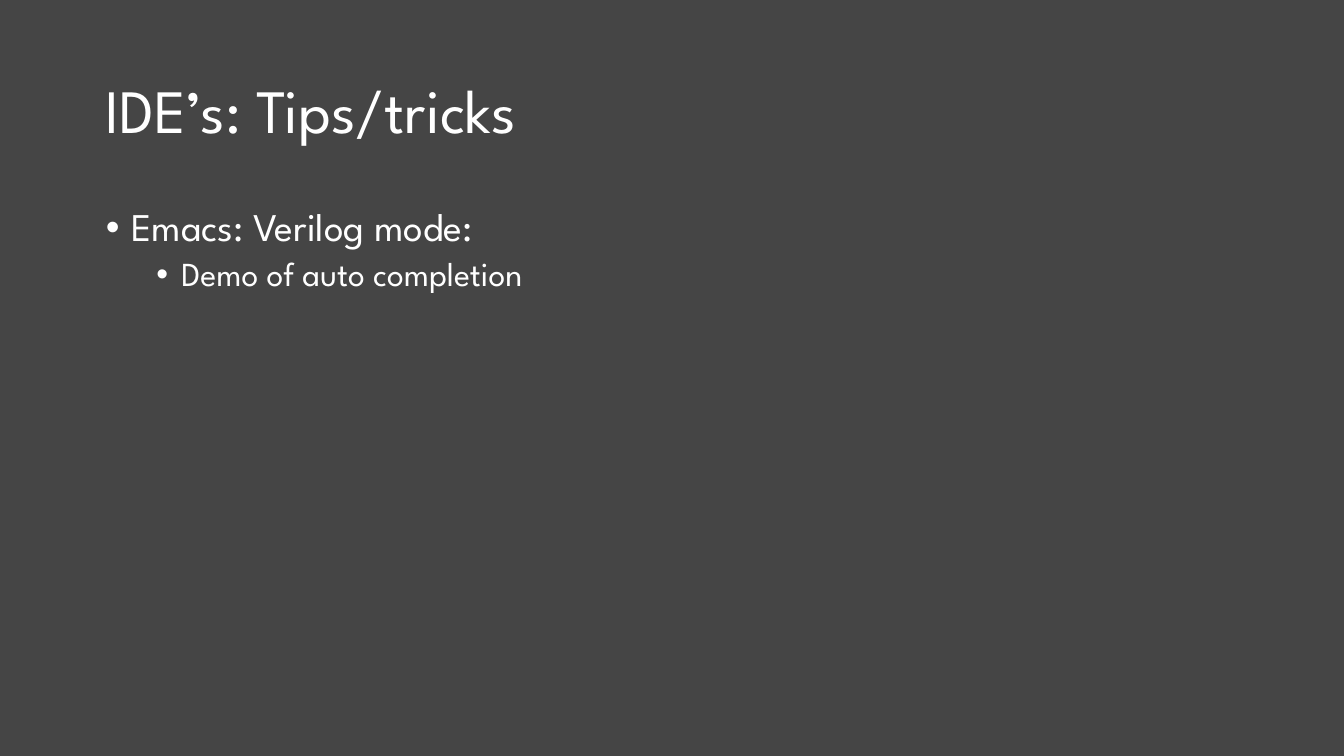
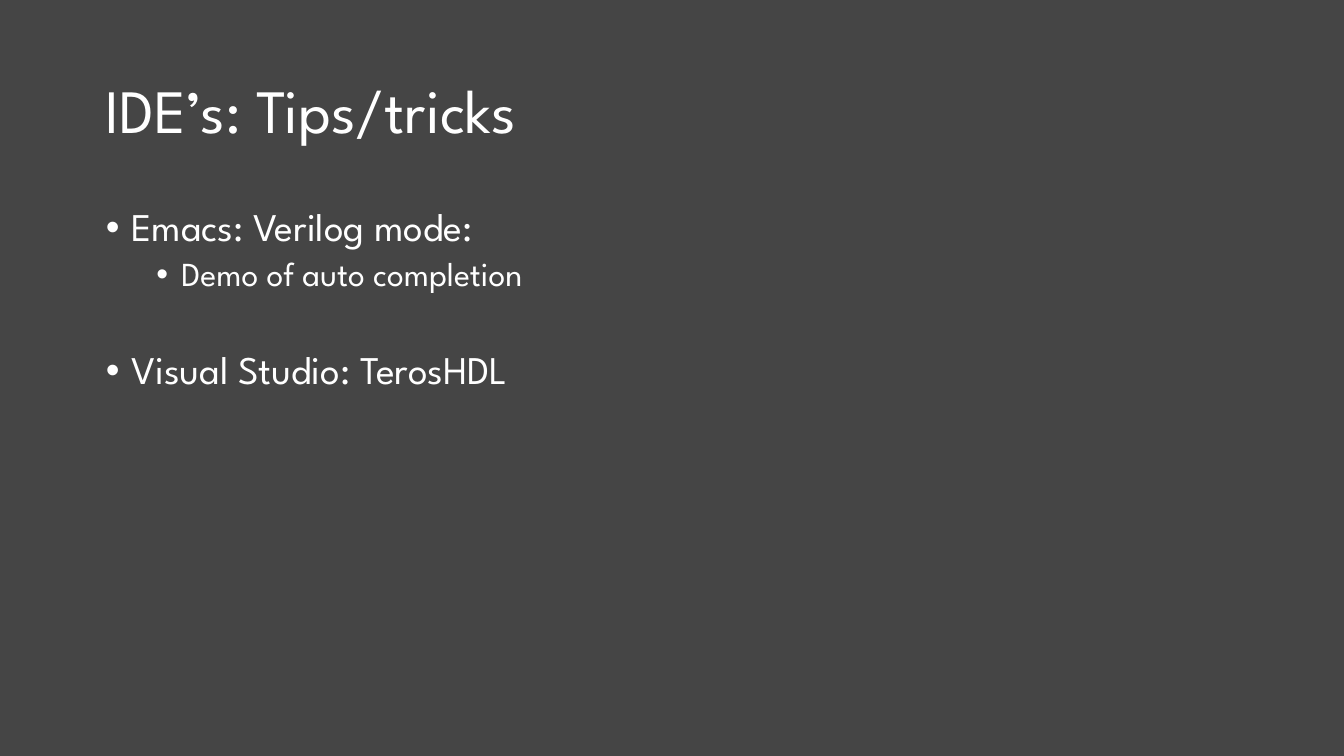
Before and after one commit to tinyvision-ai-inc/Hands-on-FPGA-class, a slide deck: slide 9 of Slides/Hands_on_with_FPGA's_Module_7.pptx. Drawn at 1344x756 pixels with LibreOffice and Linux fonts; fonts in the diff are those of the drawing. Boxes give left, top, right and bottom in pixels: in the first picture for what was removed or moved away, otherwise in the second. Text is boxed around its words. In the diff, an @@ line names an element or a change of style, - is before the commit and + after.

```diff
--- a/Slides/Hands_on_with_FPGA's_Module_7.pptx
+++ b/Slides/Hands_on_with_FPGA's_Module_7.pptx
@@ text at bbox=[131, 357, 507, 385]: paragraph added @@
+• Visual Studio: TerosHDL
```
Also in this commit, not shown: 1 other slide changed, 1 other file.
